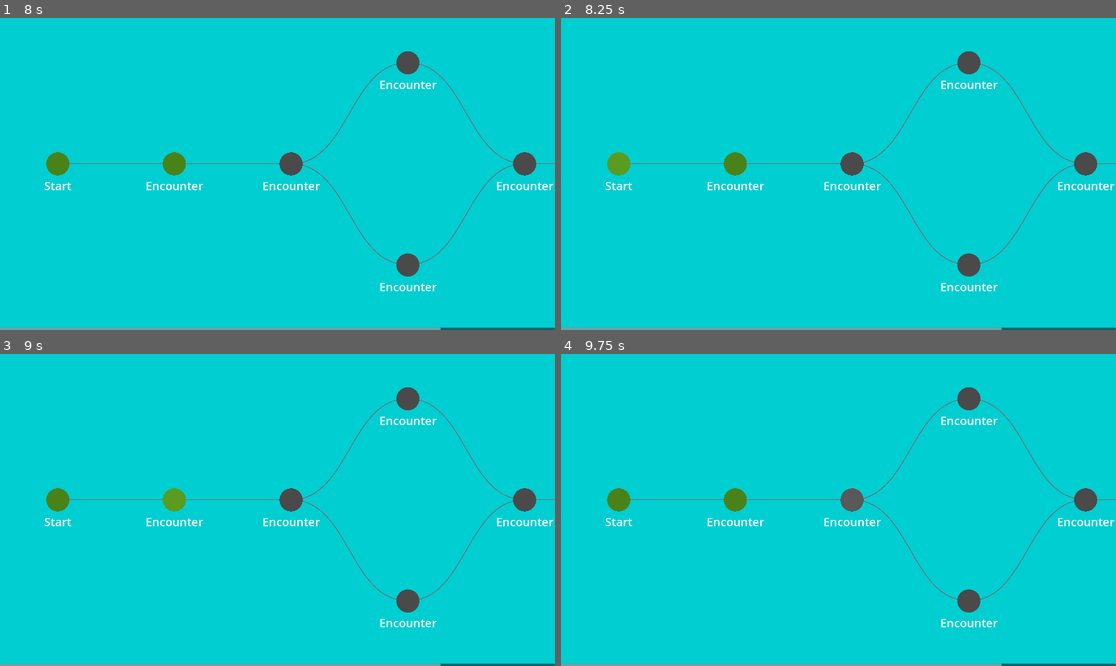
Above: before the commit, frames 1-4 (two rows, left to right).
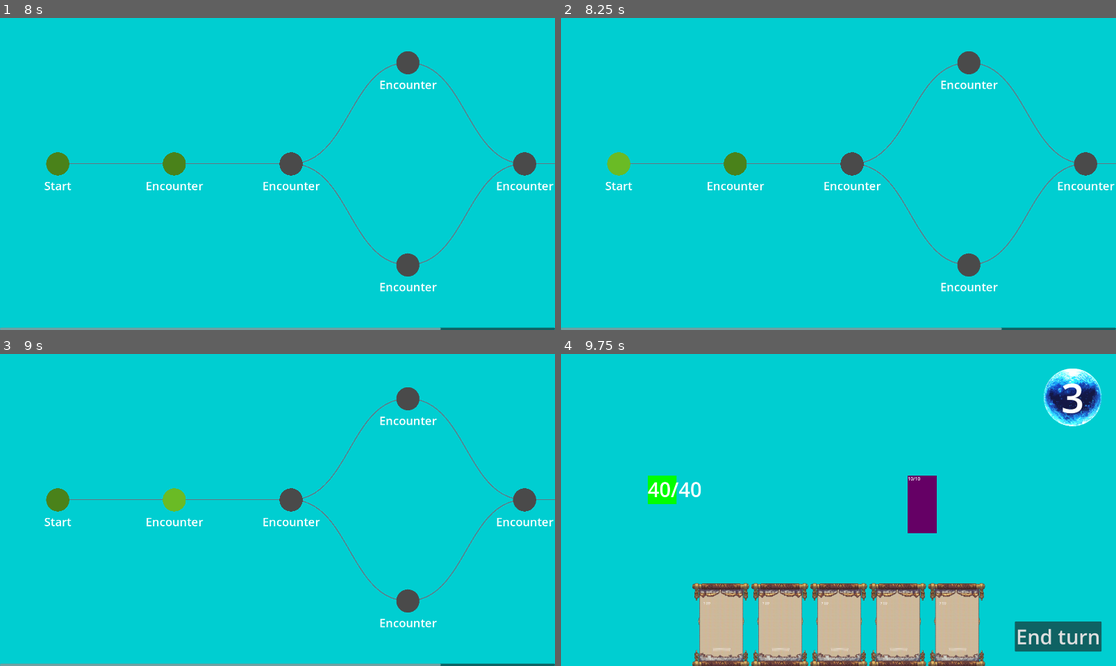
Above: after the commit, the same moments.

Repository: Pixel-Pilgrims/game-off-2024
Game: Godot game, scene res://scenes/main.tscn
Same seed, same stepped clock (60 frames per second), same inputs: the game is played once before the commit and once after it. Sound files missing from this copy of the repository are replaced by a short silence.
Inputs (mouse positions are in pixels of both pictures, inside the frame that each line leads up to):
- Up to frame 1 (8 s): click "New Game" at 0.5 s; tap Enter at 1.25, 5, 6.5 s; move the mouse to (399, 158) at 1.27 s; click (399, 158) at 1.42 s; click "End turn" at 2 s; click "End turn" at 2.75 s; click "End turn" at 3.5 s; tap Space at 4.25, 5.75, 7.25 s; move the mouse to (160, 286) at 4.27 s; click (160, 286) at 4.42 s; move the mouse to (188, 286) at 5.02 s; click (188, 286) at 5.17 s; move the mouse to (160, 286) at 5.77 s; click (160, 286) at 5.92 s; move the mouse to (188, 286) at 6.52 s; click (188, 286) at 6.67 s; move the mouse to (216, 286) at 7.27 s; click (216, 286) at 7.42 s
- Up to frame 2 (8.25 s): move the mouse to (616, 174) at 8.02 s; click (616, 174) at 8.17 s
- Up to frame 3 (9 s): move the mouse to (172, 510) at 8.77 s; click (172, 510) at 8.92 s
- Up to frame 4 (9.75 s): move the mouse to (849, 510) at 9.52 s; click (849, 510) at 9.67 s

Frame 1 is identical in both runs. In frame 2, 0.2% of the frame differs, in the area x 8-13%, y 42-51%; in frame 3, 0.2%; in frame 4, 19%, in the area x 0-100%, y 4-100%.

Commit message:
fix: make encounter node more easily clickable

Diff:
--- a/scenes/encounter_node.tscn
+++ b/scenes/encounter_node.tscn
@@ -9,8 +9,8 @@
 anchors_preset = 15
 anchor_right = 1.0
 anchor_bottom = 1.0
-offset_right = -1780.0
-offset_bottom = -940.0
+offset_right = -1740.0
+offset_bottom = -900.0
 grow_horizontal = 2
 grow_vertical = 2
 script = ExtResource("1_6g2l7")
@@ -34,6 +34,7 @@
 [node name="Circle" type="ColorRect" parent="CenterContainer/VBoxContainer/CenterContainer"]
 custom_minimum_size = Vector2(80, 80)
 layout_mode = 2
+mouse_filter = 1
 script = ExtResource("2_kg7rm")
 
 [node name="Label" type="Label" parent="CenterContainer/VBoxContainer"]
